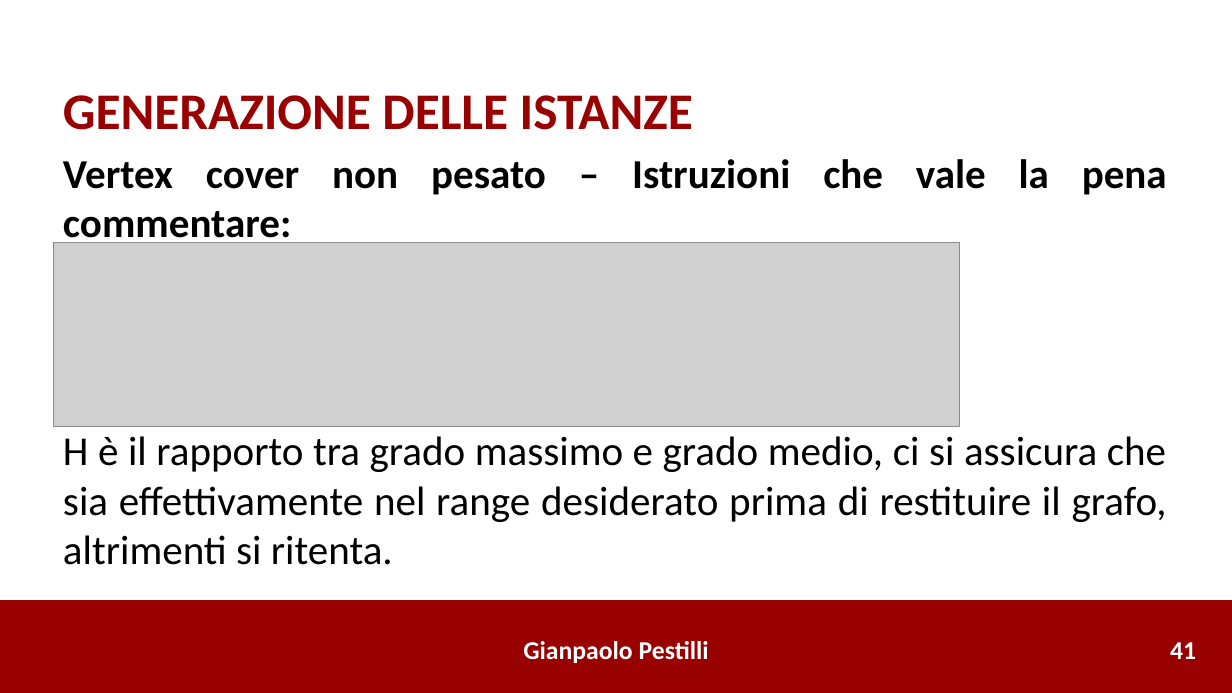
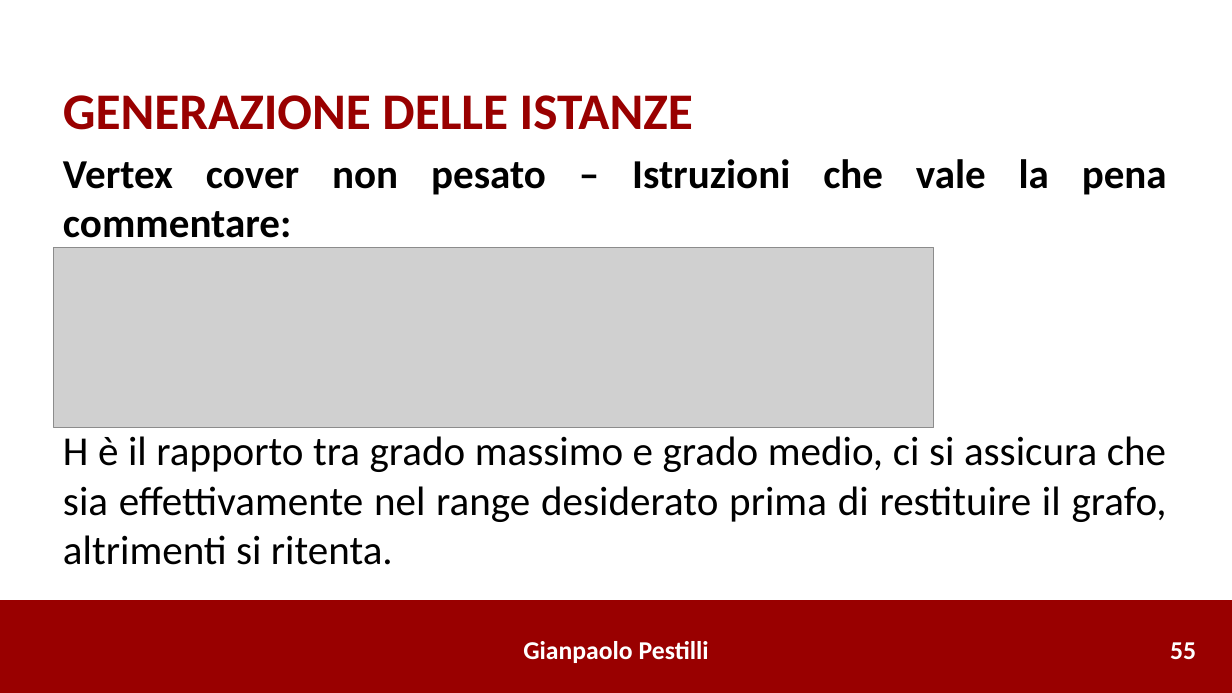
Before and after one commit to gianpaolo-pestilli/amod_project, a slide deck: slide 57 of Risultati_0386492.pptx. Drawn at 1232x693 pixels with LibreOffice and Linux fonts; fonts in the diff are those of the drawing; grey boxes stand for pictures. Boxes give left, top, right and bottom in pixels: in the first picture for what was removed or moved away, otherwise in the second. Text is boxed around its words. In the diff, an @@ line names an element or a change of style, - is before the commit and + after.

```diff
--- a/Risultati_0386492.pptx
+++ b/Risultati_0386492.pptx
@@ picture: place and size @@
-picture at [54, 242, 959, 427]
+picture at [54, 247, 933, 427]
@@ text at [1170, 642, 1196, 659]: text changed @@
-41
+55
```
Also in this commit, not shown: 14 other slides changed, 3 slides added.
